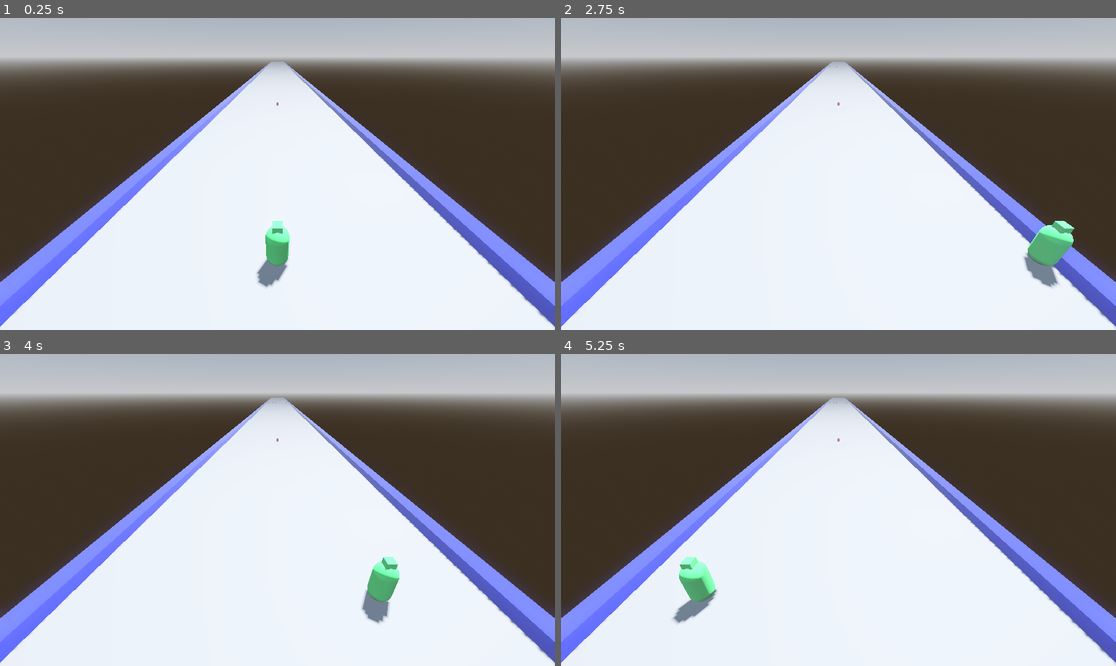
Above: before the commit, frames 1-4 (two rows, left to right).
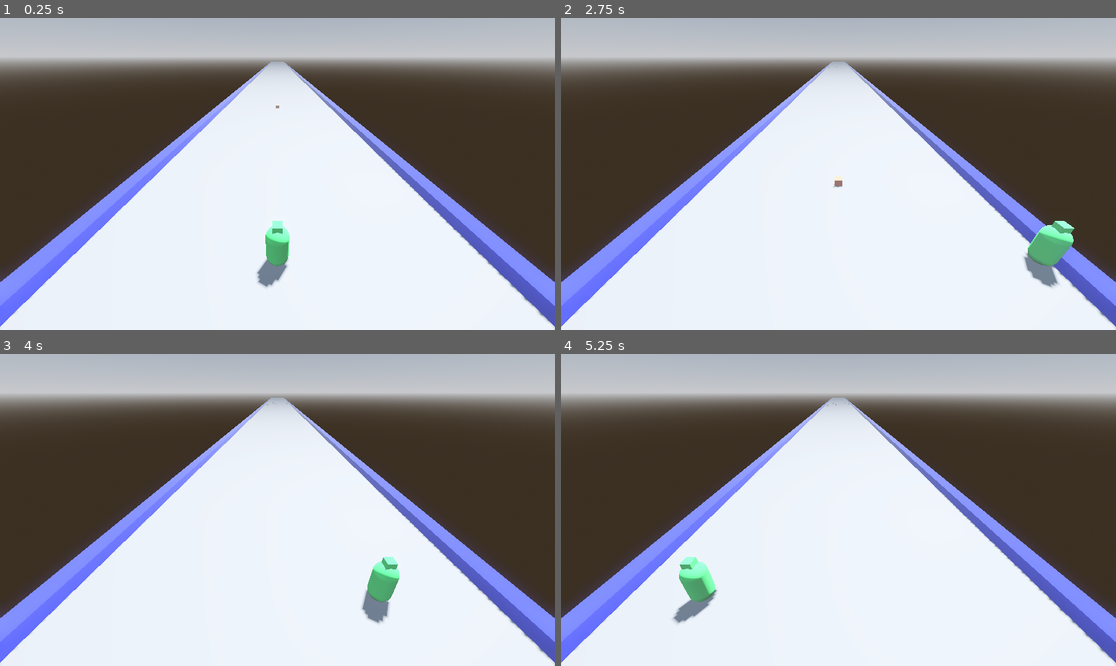
Above: after the commit, the same moments.

Repository: Zokerus/Evade_the_Cube
Game: Godot game, scene res://Level.tscn
The game is run twice, just before and just after one commit, with the same random seed, the same clock (stepped at 60 frames per second) and the same inputs.
Inputs:
- Up to frame 1 (0.25 s): no input
- Up to frame 2 (2.75 s): tap Enter at 0.5 s; hold Right (Right) 0.53-1.28 s; hold Down (ui_down) 1.28-2.03 s; tap Space at 2 s; hold Right (Right) from 2.03 s (still down)
- Up to frame 3 (4 s): tap Enter at 2.75 s; release Right (Right) at 2.78 s; hold Up (ui_up) 2.78-3.53 s; hold Left (Left) from 3.53 s (still down)
- Up to frame 4 (5.25 s): release Left (Left) at 5.03 s; hold Down (ui_down) from 5.03 s (still down)

The runs differ from the first frame. In frame 1, less than 0.1% of the frame differs, in the area x 49-51%, y 26-29%; in frame 2, less than 0.1%, in the area x 48-51%, y 15-55%; in frame 3, less than 0.1%; in frame 4, less than 0.1%.
Error before the commit: Parse Error: Expected end of statement after expression, found ":" instead. (res://Box.gd:35)

Commit message:
add box and player collision

Diff:
--- a/Box.gd
+++ b/Box.gd
@@ -32,4 +32,4 @@
 		velocity.x = move_toward(velocity.x, 0, SPEED)
 		velocity.z = move_toward(velocity.z, 0, SPEED)
 
-	move_and_slide():
+	move_and_slide()
--- a/Box.tscn
+++ b/Box.tscn
@@ -12,7 +12,8 @@
 
 [node name="Box" type="CharacterBody3D"]
 transform = Transform3D(0.5, 0, 0, 0, 0.5, 0, 0, 0, 0.5, 0, 0, 0)
-collision_layer = 0
+collision_layer = 2
+collision_mask = 2
 script = ExtResource("1_bputv")
 
 [node name="body" type="MeshInstance3D" parent="."]
--- a/Level.tscn
+++ b/Level.tscn
@@ -73,7 +73,6 @@
 
 [node name="Box" parent="." instance=ExtResource("2_8qo4n")]
 transform = Transform3D(0.25, 0, 0, 0, 0.25, 0, 0, 0, 0.25, 0, 0.125, -19.9253)
-box_type = null
 
 [node name="Boxes" type="Node3D" parent="."]
 transform = Transform3D(1, 0, 0, 0, 1, 0, 0, 0, 1, 0, 0.125, -100)
--- a/Player.gd
+++ b/Player.gd
@@ -17,3 +17,6 @@
 		velocity.z = move_toward(velocity.z, 0, SPEED)
 
 	move_and_slide()
+
+func _on_area_3d_body_entered(body):
+	print("treffer")
--- a/Player.tscn
+++ b/Player.tscn
@@ -19,6 +19,8 @@
 
 [sub_resource type="CapsuleShape3D" id="CapsuleShape3D_t2cno"]
 
+[sub_resource type="CapsuleShape3D" id="CapsuleShape3D_xh3eh"]
+
 [node name="Player" type="CharacterBody3D"]
 script = ExtResource("1_xdqy4")
 
@@ -35,3 +37,13 @@
 
 [node name="CollisionShape3D" type="CollisionShape3D" parent="."]
 shape = SubResource("CapsuleShape3D_t2cno")
+
+[node name="Area3D" type="Area3D" parent="."]
+collision_layer = 2
+collision_mask = 2
+monitorable = false
+
+[node name="CollisionShape3D" type="CollisionShape3D" parent="Area3D"]
+shape = SubResource("CapsuleShape3D_xh3eh")
+
+[connection signal="body_entered" from="Area3D" to="." method="_on_area_3d_body_entered"]
Not shown: 1 places in Player.tscn that only renumber resources
